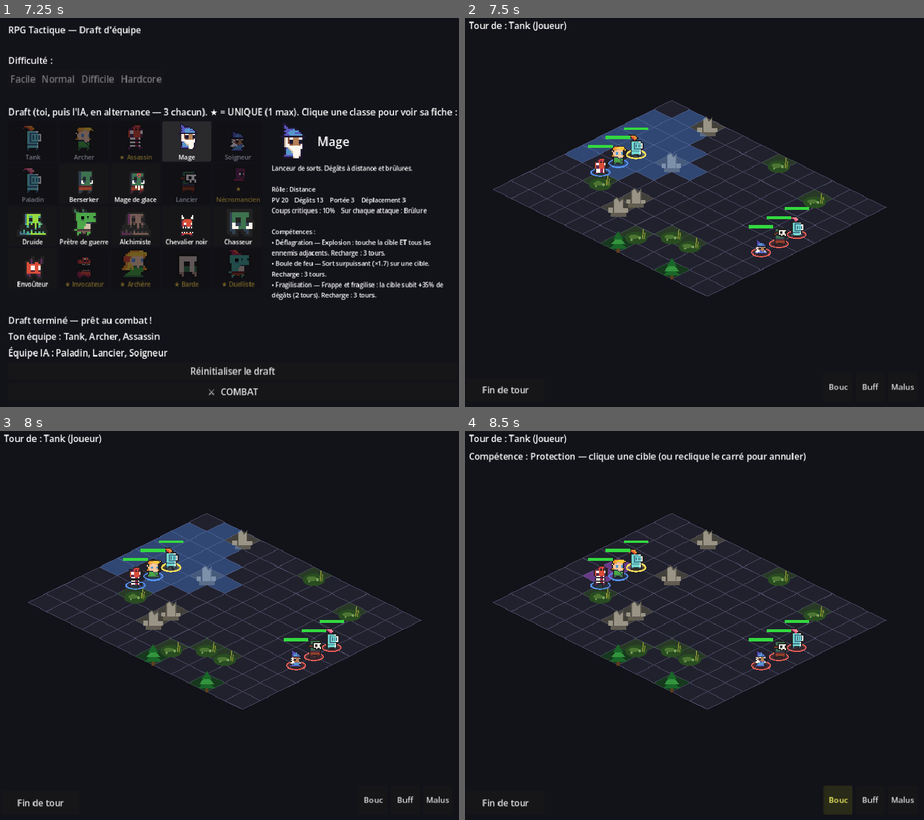
Above: before the commit, frames 1-4 (two rows, left to right).
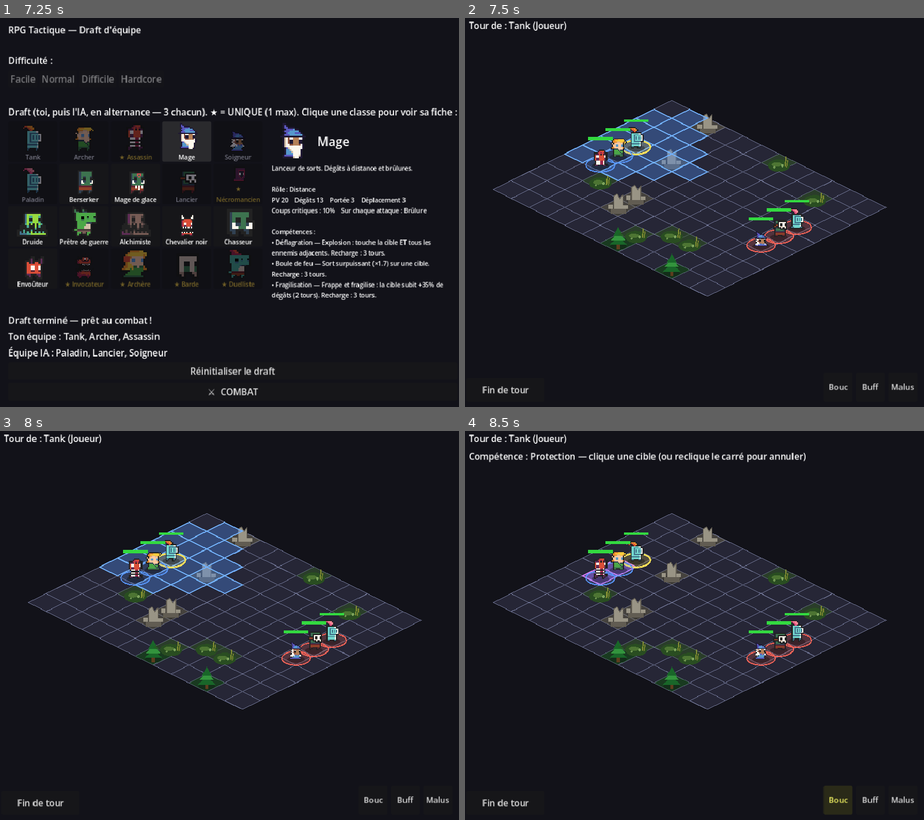
Above: after the commit, the same moments.

Repository: bodji27200-web/mon-jeux-video-
Game: Godot game, scene res://TeamSelect.tscn
Same seed, same stepped clock (60 frames per second), same inputs: the game is played once before the commit and once after it.
Inputs (mouse positions are in pixels of both pictures, inside the frame that each line leads up to):
- Up to frame 1 (7.25 s): click "Facile" at 0.5 s; click "Normal" at 1.25 s; click "Difficile" at 2 s; click "Normal" at 2.75 s; click "Hardcore" at 3.5 s; click (32, 142) at 4.27 s; click (82, 142) at 5.02 s; click (133, 142) at 5.77 s; click (188, 142) at 6.52 s
- Up to frame 2 (7.5 s): click "⚔ COMBAT" at 7.25 s
- Up to frame 3 (8 s): no input
- Up to frame 4 (8.5 s): click "Bouc" at 8 s

Frame 1 is identical in both runs. In frame 2, 4.0% of the frame differs, in the area x 6-92%, y 21-72%; in frame 3, 4.1%; in frame 4, 3.8%.

Commit message:
auto: synchronisation des modifications

Diff:
--- a/Battle.gd
+++ b/Battle.gd
@@ -257,9 +257,13 @@
 
 
 func _unhandled_input(event: InputEvent) -> void:
-	# Info terrain au survol (indépendant du tour en cours).
+	# Survol : surbrillance de la case + info terrain (indépendant du tour en cours).
 	if event is InputEventMouseMotion:
-		_update_terrain_hint(grid.local_to_cell(grid.to_local(get_global_mouse_position())))
+		var hc: Vector2i = grid.local_to_cell(grid.to_local(get_global_mouse_position()))
+		if hc != grid.hover_cell:
+			grid.hover_cell = hc
+			grid.queue_redraw()
+		_update_terrain_hint(hc)
 		return
 	if _finished or active_unit == null or not active_unit.is_player():
 		return
--- a/Grid.gd
+++ b/Grid.gd
@@ -15,17 +15,19 @@
 # Décalage d'origine : pousse la grille pour que tout reste en coordonnées >= 0.
 const ISO_ORIGIN := Vector2(320.0, 40.0)
 
-const COLOR_CELL := Color(0.13, 0.13, 0.18)
-const COLOR_LINE := Color(0.30, 0.30, 0.40)
+const COLOR_CELL := Color(0.15, 0.15, 0.21)
+const COLOR_LINE := Color(0.42, 0.44, 0.56)          # contour des cases (plus lisible)
 const COLOR_MOVE := Color(0.30, 0.55, 0.95, 0.35)    # cases de déplacement
 const COLOR_TARGET := Color(0.90, 0.25, 0.25, 0.40)  # cibles attaquables
 const COLOR_HEAL := Color(0.30, 0.85, 0.40, 0.40)    # alliés soignables
 const COLOR_SKILL := Color(0.75, 0.35, 0.95, 0.45)   # cibles de compétence
+const COLOR_HOVER := Color(1.0, 1.0, 1.0, 0.85)      # case survolée par la souris
 
 var move_cells: Array = []
 var target_cells: Array = []
 var heal_cells: Array = []
 var skill_cells: Array = []
+var hover_cell := Vector2i(-1, -1)  # case sous la souris (surbrillance), -1 = aucune
 var terrain: Dictionary = {}  # Vector2i -> String (clé dans GameData.TERRAIN)
 
 
@@ -43,15 +45,23 @@
 			continue
 		_fill_cell(cell, GameData.TERRAIN[tid].color)
 		_draw_terrain_feature(cell, tid)
-	# Highlights navigation (posés à plat sur les losanges).
+	# Highlights navigation (remplissage + contour net pour bien lire les cases).
 	for cell in move_cells:
 		_fill_cell(cell, COLOR_MOVE)
+		_outline_cell(cell, Color(0.45, 0.70, 1.0, 0.9), 2.0)
 	for cell in target_cells:
 		_fill_cell(cell, COLOR_TARGET)
+		_outline_cell(cell, Color(1.0, 0.40, 0.40, 0.9), 2.0)
 	for cell in heal_cells:
 		_fill_cell(cell, COLOR_HEAL)
+		_outline_cell(cell, Color(0.40, 0.95, 0.55, 0.9), 2.0)
 	for cell in skill_cells:
 		_fill_cell(cell, COLOR_SKILL)
+		_outline_cell(cell, Color(0.85, 0.50, 1.0, 0.95), 2.0)
+	# Surbrillance de la case survolée (par-dessus tout, pour viser facilement).
+	if is_inside(hover_cell):
+		_fill_cell(hover_cell, Color(1.0, 1.0, 1.0, 0.10))
+		_outline_cell(hover_cell, COLOR_HOVER, 2.0)
 
 
 # Les 4 sommets du losange d'une case (haut, droite, bas, gauche).
@@ -77,14 +87,18 @@
 # --- Décors de terrain (100 % vectoriel, aucun asset) ---
 # Dessine un obstacle reconnaissable au centre de la case selon son type.
 func _draw_terrain_feature(cell: Vector2i, tid: String) -> void:
-	var c := cell_to_local(cell)  # centre de la case
+	var base := cell_to_local(cell)  # centre de la case
+	# Décor "planté" sur la case : ombre de contact au sol + élément remonté pour
+	# qu'il tienne au centre du losange (cohérent avec les unités).
 	match tid:
 		"foret":
-			_draw_tree(c)
+			_fill_ellipse(base + Vector2(0, 6), 15.0, 6.0, Color(0, 0, 0, 0.22))
+			_draw_tree(base + Vector2(0, -7))
 		"ruines":
-			_draw_ruins(c)
+			_fill_ellipse(base + Vector2(0, 6), 16.0, 7.0, Color(0, 0, 0, 0.22))
+			_draw_ruins(base + Vector2(0, -6))
 		"marecage":
-			_draw_swamp(c)
+			_draw_swamp(base + Vector2(0, -2))
 
 
 # Sapin : tronc + trois étages de feuillage (relief clair/foncé).
--- /dev/null
+++ b/Shot.gd
@@ -0,0 +1,12 @@
+extends Node
+# TEMPORAIRE : capture une image du combat pour validation visuelle headless.
+func _ready() -> void:
+	GameData.difficulty = "normal"
+	GameData.player_team = ["tank", "archer", "soigneur"]
+	GameData.ai_team = ["berserker", "mage", "assassin"]
+	var main := load("res://Main.tscn").instantiate()
+	add_child(main)
+	await get_tree().create_timer(1.2).timeout
+	var img := get_viewport().get_texture().get_image()
+	img.save_png("/tmp/shot.png")
+	get_tree().quit()
--- /dev/null
+++ b/Shot.tscn
@@ -0,0 +1,4 @@
+[gd_scene load_steps=2 format=3]
+[ext_resource type="Script" path="res://Shot.gd" id="1"]
+[node name="Shot" type="Node"]
+script = ExtResource("1")
--- a/Unit.gd
+++ b/Unit.gd
@@ -325,21 +325,24 @@
 	var team_tint := Color(0.35, 0.6, 1.0) if is_player() else Color(1.0, 0.4, 0.35)
 
 	# --- Anneau de sol : couleur du camp (doré quand c'est son tour) ---
+	# Centré sur le losange de la case (l'unité "tient" sur sa case).
 	var ring_col: Color = Color(1.0, 0.9, 0.35) if _active else team_tint
-	_draw_ellipse(Vector2(0, 17), 16.0, 6.0, Color(ring_col, 0.20))
-	_draw_ellipse_outline(Vector2(0, 17), 17.0, 7.0, Color(ring_col, 0.95), 3.0 if _active else 2.0)
-	# Ombre portée
-	_draw_ellipse(Vector2(0, 18), 12.0, 4.5, Color(0, 0, 0, 0.28))
+	_draw_ellipse(Vector2(0, 4), 25.0, 12.0, Color(ring_col, 0.20))
+	_draw_ellipse_outline(Vector2(0, 4), 26.0, 12.5, Color(ring_col, 0.95), 3.0 if _active else 2.0)
+	# Ombre de contact sous les pieds.
+	_draw_ellipse(Vector2(0, 6), 16.0, 6.0, Color(0, 0, 0, 0.30))
 
 	# --- Personnage : sprite du pack si dispo, sinon figurine vectorielle ---
 	if SPRITES.has(class_id):
 		_draw_sprite()
 	else:
+		draw_set_transform(Vector2(0, -11))  # cale les pieds de la figurine sur l'anneau
 		_draw_vector_body(col, dark)
+		draw_set_transform(Vector2.ZERO)
 
 	# --- Barre de vie (verte / jaune / rouge selon les PV) ---
 	var ratio := clampf(float(hp) / float(data.max_hp), 0.0, 1.0)
-	var bar_y := -RADIUS - 10.0
+	var bar_y := -46.0
 	draw_rect(Rect2(-RADIUS, bar_y, RADIUS * 2.0, 5), Color(0.15, 0.0, 0.0))
 	var hp_col := Color(0.20, 0.85, 0.25)
 	if ratio < 0.3:
@@ -370,7 +373,7 @@
 			c = Color(0.95, 0.45, 0.20)
 		elif b.get("block_next", false):
 			c = Color(0.45, 0.85, 1.00)
-		var dot_pos := Vector2(bx + 4.0, RADIUS + 12.0)
+		var dot_pos := Vector2(bx + 4.0, 20.0)
 		draw_circle(dot_pos, 5.0, c)
 		# Durée restante de l'effet, au centre de la pastille.
 		var dur := int(b.get("duration", 0))
@@ -390,8 +393,8 @@
 	var scale: float = target_h / f0.size.y
 	var w: float = f0.size.x * scale
 	var h: float = f0.size.y * scale
-	# Centré horizontalement, pieds calés sur l'anneau de sol (y ~ 20).
-	var dest := Rect2(-w / 2.0, 20.0 - h, w, h)
+	# Centré horizontalement, pieds calés sur l'anneau de sol (centre de la case).
+	var dest := Rect2(-w / 2.0, 6.0 - h, w, h)
 	draw_texture_rect_region(TILESET, dest, src)
 
 
